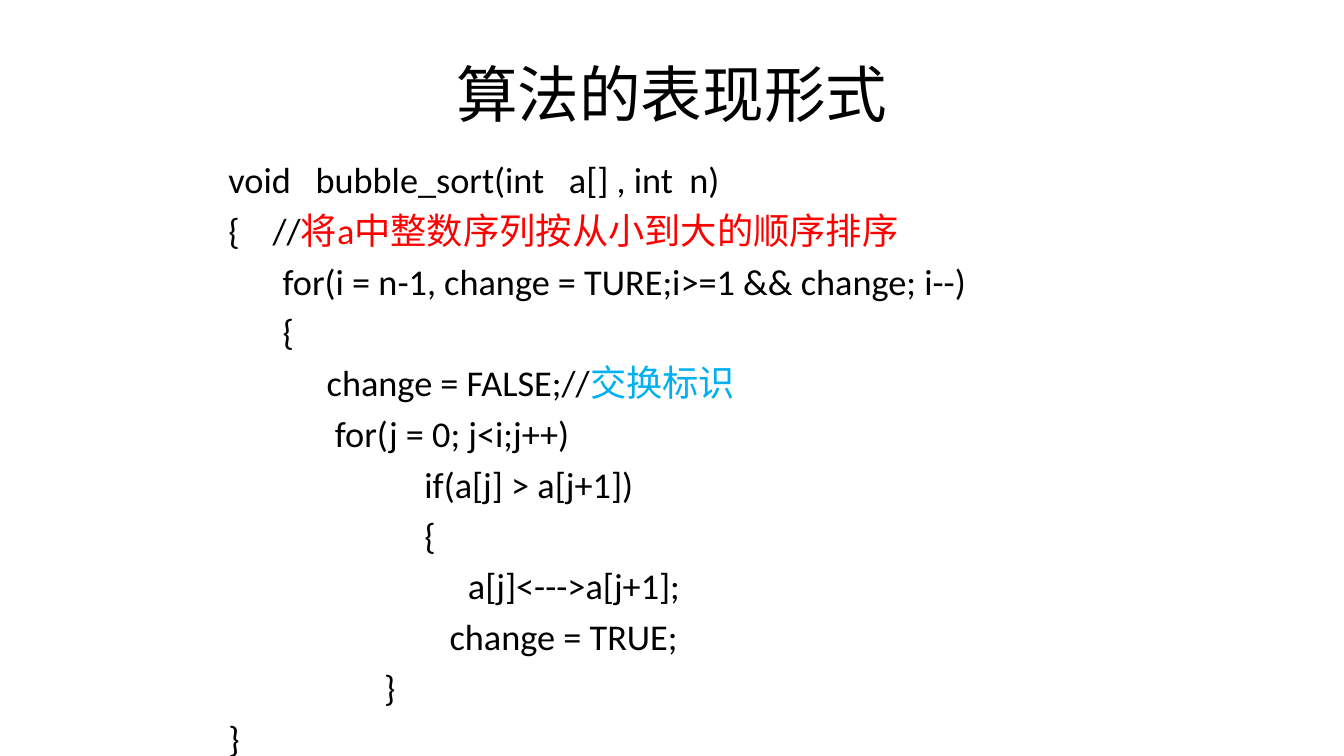
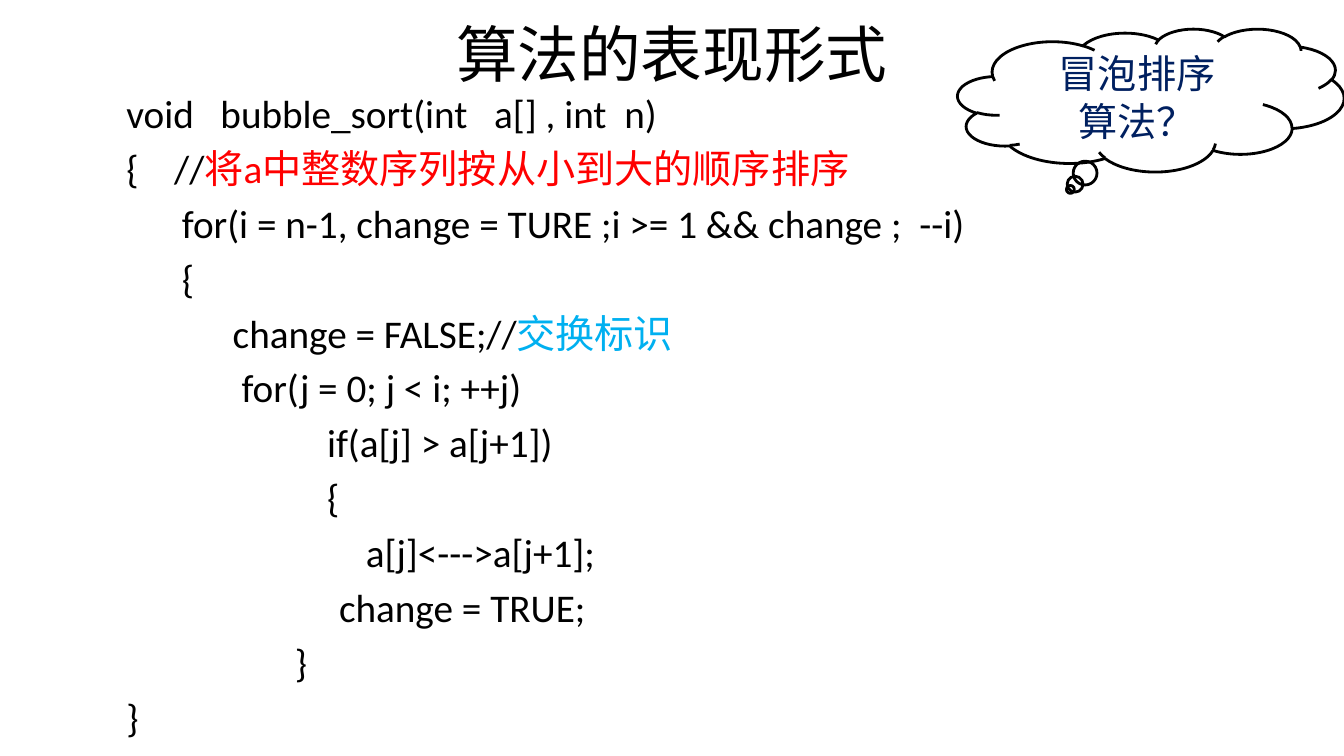
Before and after one commit to Gempittance/Data_Structur_Build, a slide deck: slide 35 of 数据结构PPT/ds1.pptx. Drawn at 1344x756 pixels with LibreOffice and Linux fonts; fonts in the diff are those of the drawing. Boxes give left, top, right and bottom in pixels: in the first picture for what was removed or moved away, otherwise in the second. Text is boxed around its words. In the diff, an @@ line names an element or a change of style, - is before the commit and + after.

```diff
--- a/数据结构PPT/ds1.pptx
+++ b/数据结构PPT/ds1.pptx
@@ title "算法的表现形式": place and size @@
-title "算法的表现形式" at (456,65,887,122)
+title "算法的表现形式" at (456,25,887,82)
@@ thought cloud added at (958,29,1344,172), outline #000000 2 pt, 28 pt, text #002060 @@
+冒泡排序
+算法？
@@ text "void bubble_sort(int a[] , int ...": place and size @@
-text "void bubble_sort(int a[] , int ..." at (228,166,965,657)
+text "void bubble_sort(int a[] , int ..." at (126,99,964,629)
@@ text at (126,99,849,629): size 25.9 to 28 pt in "void bubble_sort(int a[] , int n)", "{ //将a中整数序列按从小到大的顺序排序", "{", "change = FALSE;//交换标识" and 6 more places @@
@@ text at (182,209,964,245): text changed; size 25.9 to 28 pt @@
-for(i = n-1, change = TURE;i>=1 && change; i--)
+for(i = n-1, change = TURE ;i >= 1 && change ; --i)
@@ text at (242,373,521,409): text changed; size 25.9 to 28 pt @@
-for(j = 0; j<i;j++)
+for(j = 0; j < i; ++j)
```
Also in this commit, not shown: 9 other slides changed, 1 slide added.
